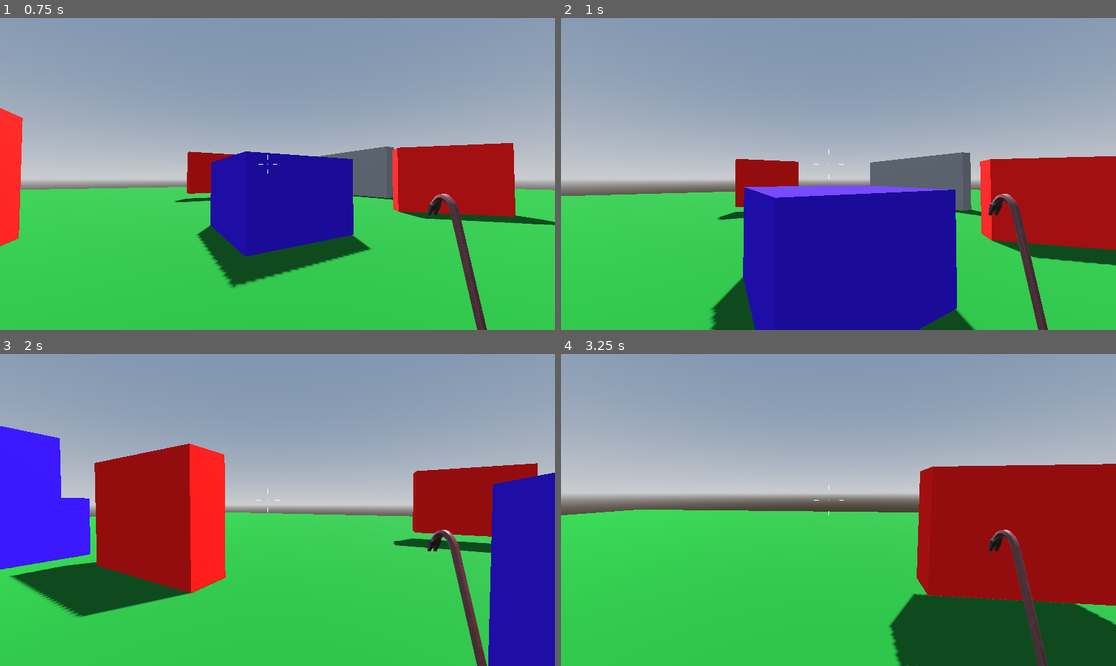
Above: before the commit, frames 1-4 (two rows, left to right).
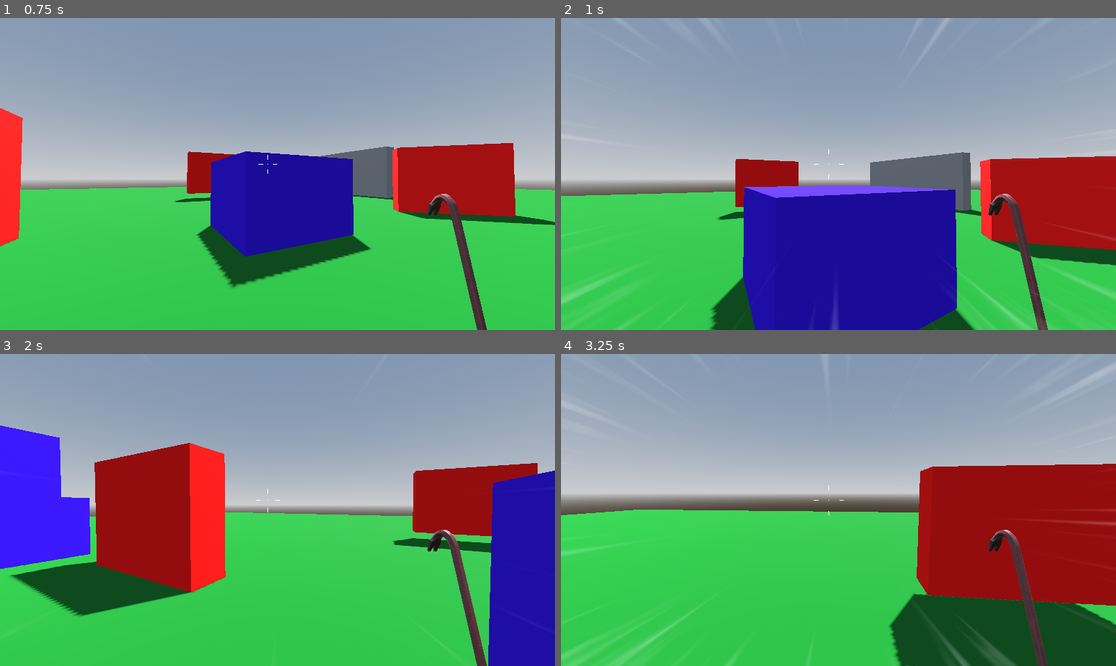
Above: after the commit, the same moments.

Repository: EduRoDev/fps-tutorial
Game: Godot game, scene res://Levels/Level1.tscn
Same seed, same stepped clock (60 frames per second), same inputs: the game is played once before the commit and once after it.
Inputs (mouse positions are in pixels of both pictures, inside the frame that each line leads up to):
- Up to frame 1 (0.75 s): tap Enter at 0.5 s; move the mouse to (305, 174) at 0.52 s; hold W (move_forward) from 0.53 s (still down); hold C (crouch) from 0.53 s (still down)
- Up to frame 2 (1 s): keep holding W (move_forward); keep holding C (crouch); tap Space (jump) at 0.77 s
- Up to frame 3 (2 s): keep holding W (move_forward); move the mouse to (249, 510) at 1.27 s; release C (crouch) at 1.28 s; tap Shift (sprint) at 1.35 s; tap Space (jump) at 1.52 s
- Up to frame 4 (3.25 s): keep holding W (move_forward); move the mouse to (849, 503) at 2.02 s; hold C (crouch) 2.03-2.78 s; move the mouse to (832, 516) at 2.77 s; tap Shift (sprint) at 2.85 s; tap Space (jump) at 3.02 s

Frame 1 is identical in both runs. In frame 2, 0.7% of the frame differs, in the area x 0-100%, y 0-100%; in frame 3, 0.5%; in frame 4, 1.1%, in the area x 0-100%, y 3-100%.

Commit message:
feat: Shadder de velocidad y arreglo en animacion de caminar

Diff:
--- a/Controller/Player.tscn
+++ b/Controller/Player.tscn
@@ -15,6 +15,7 @@
 [ext_resource type="Script" uid="uid://7lopu3n4n0hp" path="res://Controller/Scripts/jump_player_state.gd" id="12_auu0e"]
 [ext_resource type="Script" uid="uid://clhfumebgjfkn" path="res://Controller/Scripts/wall_run_player_state.gd" id="13_oxdpf"]
 [ext_resource type="Script" uid="uid://d0ch2qk1pqjor" path="res://Controller/Scripts/falling_player_state.gd" id="14_n5b3e"]
+[ext_resource type="Shader" uid="uid://c7lje5ibmsst8" path="res://Shaders/speed.gdshader" id="16_j2hp0"]
 
 [sub_resource type="CapsuleShape3D" id="CapsuleShape3D_pknhu"]
 height = 2.005127
@@ -421,9 +422,9 @@
 tracks/0/interp = 1
 tracks/0/loop_wrap = true
 tracks/0/keys = {
-"handle_modes": PackedInt32Array(2, 3, 2, 3, 3, 3),
-"points": PackedFloat32Array(0, -0.24998575, -0.00032746652, 0.24396285, 0.00031957688, 0.017603349, -0.06666666, 0, 0.06666666, 0, 0.0035744465, -0.11547963, 0.0004583223, 0.18936133, -0.0007515483, -0.010955488, -0.12269467, 0, 0.12269467, 0, 0.00783322, -0.12269473, -0.0002505161, 0.12269473, 0.0002505161, 0.014849517, -0.100000024, -0.00024867058, 0.100000024, 0.00024867058),
-"times": PackedFloat32Array(0, 0.3, 0.56666666, 0.8666667, 1.1666666, 1.4333333)
+"handle_modes": PackedInt32Array(2, 3, 2, 3, 3, 3, 3),
+"points": PackedFloat32Array(0, -0.24998575, -0.00032746652, 0.24396285, 0.00031957688, 0.017603349, -0.06666666, 0, 0.06666666, 0, -0.00012390292, -0.115663484, -2.6708509e-05, 0.20331192, 4.6947906e-05, -0.010171727, -0.12269467, 0, 0.12269467, 0, -0.00025686994, -0.12269473, -0.0002505161, 0.12269473, 0.0002505161, 0.008379034, -0.100000024, -0.00024867058, 0.100000024, 0.00024867058, -7.69553e-05, -0.041666657, 0, 0.041666657, 0),
+"times": PackedFloat32Array(0, 0.3, 0.53333336, 0.8, 1.1333333, 1.3333334, 1.5)
 }
 tracks/1/type = "bezier"
 tracks/1/imported = false
@@ -432,9 +433,9 @@
 tracks/1/interp = 1
 tracks/1/loop_wrap = true
 tracks/1/keys = {
-"handle_modes": PackedInt32Array(2, 3, 3, 2, 3),
-"points": PackedFloat32Array(1.5, -0.25, 0, 0.25, 0, 1.5660435, -0.2, -0.00025057793, 0.2, 0.00025057793, 1.4903876, -0.19999999, -0.00025057793, 0.19999999, 0.00025057793, 1.552265, -0.16666669, 0.00050103664, 0.16655508, -0.00050070114, 1.5069216, -0.13333333, 0.00025057793, 0.13333333, -0.00025057793),
-"times": PackedFloat32Array(0, 0.33333334, 0.7, 1.1, 1.4333333)
+"handle_modes": PackedInt32Array(2, 3, 3, 2, 3, 3),
+"points": PackedFloat32Array(1.5, -0.25, 0, 0.25, 0, 1.5510148, -0.2, -0.00025057793, 0.2, 0.00025057793, 1.4503174, -0.19999999, -0.00025057793, 0.19999999, 0.00025057793, 1.5503491, -0.16666669, 0.00050103664, 0.16655508, -0.00050070114, 1.4496511, -0.088249445, 0.0033341646, 0.088249445, -0.0033341646, 1.5000004, -0.041666687, 0, 0.041666687, 0),
+"times": PackedFloat32Array(0, 0.3, 0.6333333, 0.96666664, 1.2666667, 1.4666667)
 }
 tracks/2/type = "bezier"
 tracks/2/imported = false
@@ -460,11 +461,30 @@
 
 [sub_resource type="SphereShape3D" id="SphereShape3D_pknhu"]
 
-[node name="CharacterBody3D" type="CharacterBody3D" node_paths=PackedStringArray("CAMERA_CONTROLLER", "ANIMATION_PLAYER", "CROUCH_SHAPECAST")]
+[sub_resource type="FastNoiseLite" id="FastNoiseLite_teod1"]
+noise_type = 5
+frequency = 0.2
+
+[sub_resource type="NoiseTexture2D" id="NoiseTexture2D_n3b25"]
+noise = SubResource("FastNoiseLite_teod1")
+
+[sub_resource type="ShaderMaterial" id="ShaderMaterial_xvjrc"]
+shader = ExtResource("16_j2hp0")
+shader_parameter/noise = SubResource("NoiseTexture2D_n3b25")
+shader_parameter/line_color = Color(1, 1, 1, 1)
+shader_parameter/line_count = 1.40000002086168
+shader_parameter/line_density = 1.0
+shader_parameter/line_faloff = 1.0
+shader_parameter/mask_size = 0.0
+shader_parameter/mask_edge = 1.0
+shader_parameter/animation_speed = 20.0
+
+[node name="CharacterBody3D" type="CharacterBody3D" node_paths=PackedStringArray("CAMERA_CONTROLLER", "ANIMATION_PLAYER", "CROUCH_SHAPECAST", "SHADER_SPEED")]
 script = ExtResource("1_pknhu")
 CAMERA_CONTROLLER = NodePath("CameraController/Camera3D")
 ANIMATION_PLAYER = NodePath("AnimationPlayer")
 CROUCH_SHAPECAST = NodePath("ShapeCast3D")
+SHADER_SPEED = NodePath("ColorRect")
 gravity = 7.5
 
 [node name="CollisionShape3D" type="CollisionShape3D" parent="."]
@@ -610,4 +630,13 @@
 [node name="Left" type="RayCast3D" parent="."]
 transform = Transform3D(-4.371139e-08, 1, 0, -1, -4.371139e-08, 0, 0, 0, 1, 0, 0.7073449, 0)
 
+[node name="ColorRect" type="ColorRect" parent="."]
+material = SubResource("ShaderMaterial_xvjrc")
+anchors_preset = 15
+anchor_right = 1.0
+anchor_bottom = 1.0
+grow_horizontal = 2
+grow_vertical = 2
+mouse_filter = 2
+
 [connection signal="animation_started" from="AnimationPlayer" to="." method="_on_animation_player_animation_started"]
--- a/Controller/Scripts/player.gd
+++ b/Controller/Scripts/player.gd
@@ -7,8 +7,10 @@
 @export var TILT_UPPER_LIMIT := deg_to_rad(90)
 @export var CAMERA_CONTROLLER: Camera3D
 
+
 @export var ANIMATION_PLAYER: AnimationPlayer
 @export var CROUCH_SHAPECAST: Node3D
+@export var SHADER_SPEED: ColorRect
 
 @export var gravity: float = 10.0
 
@@ -74,6 +76,16 @@
 	global.debug.add_property("Player Velocity",snapped(velocity.length(),0.01),1)
 	global.debug.add_property("Camera rotation",Vector2(_rotation_input,_tilt_input),2)
 
+	var _speed = velocity.length()
+
+	if _speed < 7:
+		SHADER_SPEED.material.set_shader_parameter("line_density", 0.8)
+		if _speed < 5:
+			SHADER_SPEED.material.set_shader_parameter("line_density", 0.5)
+			if _speed < 2 or _speed >= 4:
+				SHADER_SPEED.material.set_shader_parameter("line_density", 0.01)
+
+
 	_update_camera(delta)
 
 	move_and_slide()
--- a/Levels/Level1.tscn
+++ b/Levels/Level1.tscn
@@ -46,6 +46,10 @@
 
 [node name="CharacterBody3D" parent="." instance=ExtResource("1_s5eti")]
 transform = Transform3D(1, 0, 0, 0, 1, 0, 0, 0, 1, -4.0414047, 0.36039436, 0.86128235)
+MOUSE_SENSITIVITY = 0.5
+TILT_LOWER_LIMIT = -1.5707963267948966
+TILT_UPPER_LIMIT = 1.5707963267948966
+CAMERA_TILT_SPEED = 8.0
 
 [node name="Box" parent="." instance=ExtResource("3_fhqol")]
 transform = Transform3D(1, 0, 0, 0, 1, 0, 0, 0, 1, -14.146301, 0.052102447, -5.1804256)
--- /dev/null
+++ b/Shaders/ShaderSpeed.tscn
@@ -0,0 +1,37 @@
+[gd_scene load_steps=5 format=3 uid="uid://b1mal6dcv1gi4"]
+
+[ext_resource type="Shader" uid="uid://c7lje5ibmsst8" path="res://Shaders/speed.gdshader" id="1_e52na"]
+
+[sub_resource type="FastNoiseLite" id="FastNoiseLite_e52na"]
+frequency = 0.083
+
+[sub_resource type="NoiseTexture2D" id="NoiseTexture2D_n3b25"]
+noise = SubResource("FastNoiseLite_e52na")
+
+[sub_resource type="ShaderMaterial" id="ShaderMaterial_n3b25"]
+shader = ExtResource("1_e52na")
+shader_parameter/noise = SubResource("NoiseTexture2D_n3b25")
+shader_parameter/line_color = Color(1, 1, 1, 1)
+shader_parameter/line_count = 0.5
+shader_parameter/line_density = 0.400000019
+shader_parameter/line_faloff = 0.866000041135
+shader_parameter/mask_size = 0.0
+shader_parameter/mask_edge = 0.5
+shader_parameter/animation_speed = 20.0
+
+[node name="Control" type="Control"]
+layout_mode = 3
+anchors_preset = 15
+anchor_right = 1.0
+anchor_bottom = 1.0
+grow_horizontal = 2
+grow_vertical = 2
+
+[node name="ColorRect" type="ColorRect" parent="."]
+material = SubResource("ShaderMaterial_n3b25")
+layout_mode = 1
+anchors_preset = 15
+anchor_right = 1.0
+anchor_bottom = 1.0
+grow_horizontal = 2
+grow_vertical = 2
--- /dev/null
+++ b/Shaders/speed.gdshader
@@ -0,0 +1,59 @@
+shader_type canvas_item;
+
+
+uniform sampler2D noise: repeat_enable;
+uniform vec4 line_color: source_color;
+uniform float line_count: hint_range(0.0, 2.0, 0.05) = 0.5;
+uniform float line_density: hint_range(0.0, 1.0) = 0.5;
+uniform float line_faloff: hint_range(0.0, 1.0) = 0.25;
+uniform float mask_size: hint_range(0.0, 1.0) = 0.1;
+uniform float mask_edge: hint_range(0.0, 1.0) = 0.5;
+uniform float animation_speed: hint_range(1.0, 20.0) = 0.5;
+
+
+
+
+float inv_lerp(float from, float to, float value){
+  return (value - from) / (to - from);
+}
+
+
+
+
+vec2 polar_coordinates(vec2 uv, vec2 center, float zoom, float repeat)
+{
+	vec2 dir = uv - center;
+	float radius = length(dir) * 2.0;
+	float angle = atan(dir.y, dir.x) * 1.0/(PI * 2.0);
+	return mod(vec2(radius * zoom, angle * repeat), 1.0);
+}
+
+
+
+
+vec2 rotate_uv(vec2 uv, vec2 pivot, float rotation) {
+    float cosa = cos(rotation);
+    float sina = sin(rotation);
+    uv -= pivot;
+    return vec2(
+        cosa * uv.x - sina * uv.y,
+        cosa * uv.y + sina * uv.x
+    ) + pivot;
+}
+
+
+
+
+void fragment(){
+	vec2 polar_uv = polar_coordinates(rotate_uv(UV, vec2(0.5), floor(fract(TIME) * animation_speed) ) , vec2(0.5), 0.01, line_count);
+	vec3 lines = texture(noise, polar_uv).rgb;
+
+	float mask_value = length(UV - vec2(0.5));
+	float mask = inv_lerp(mask_size, mask_edge, mask_value);
+	float result = 1.0 - (mask * line_density);
+
+	result = smoothstep(result, result + line_faloff, lines.r);
+
+	COLOR.rgb = vec3(line_color.rgb);
+	COLOR.a = min(line_color.a, result);
+}
Not shown: 1 places in Controller/Player.tscn that only renumber resources
Renamed: Materials/WeaponShader.gdshader -> Shaders/WeaponShader.gdshader
Renamed: Materials/WeaponShader.gdshader.uid -> Shaders/WeaponShader.gdshader.uid
Not shown, added: Shaders/speed.gdshader.uid
Not shown, added: Assets/WeaponMesh.res.depren
